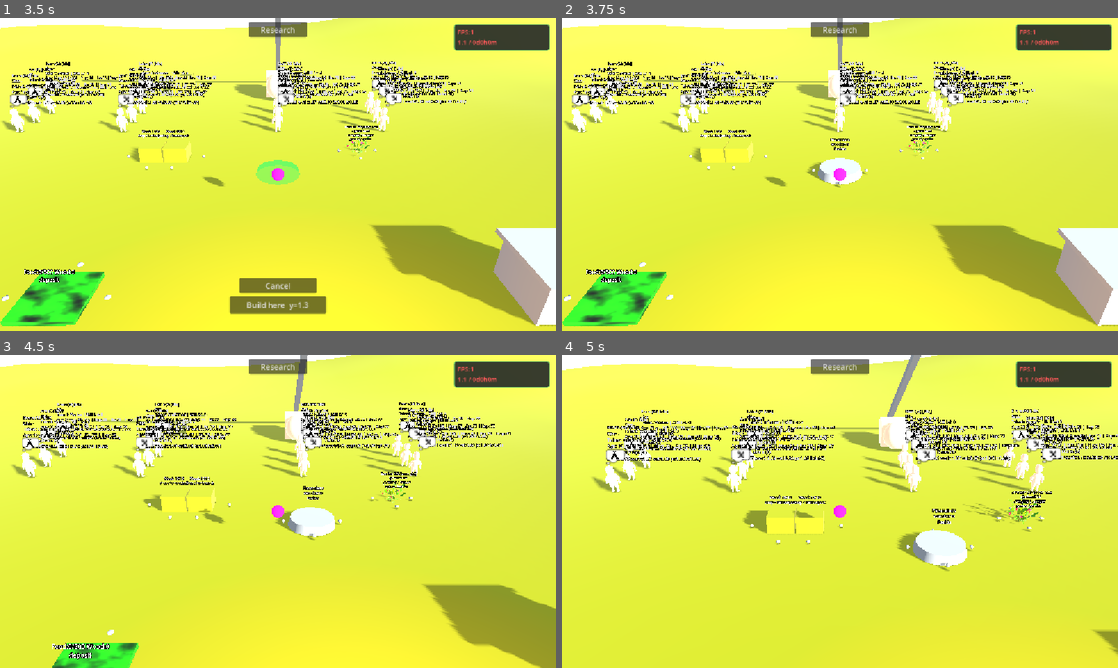
Above: before the commit, frames 1-4 (two rows, left to right).
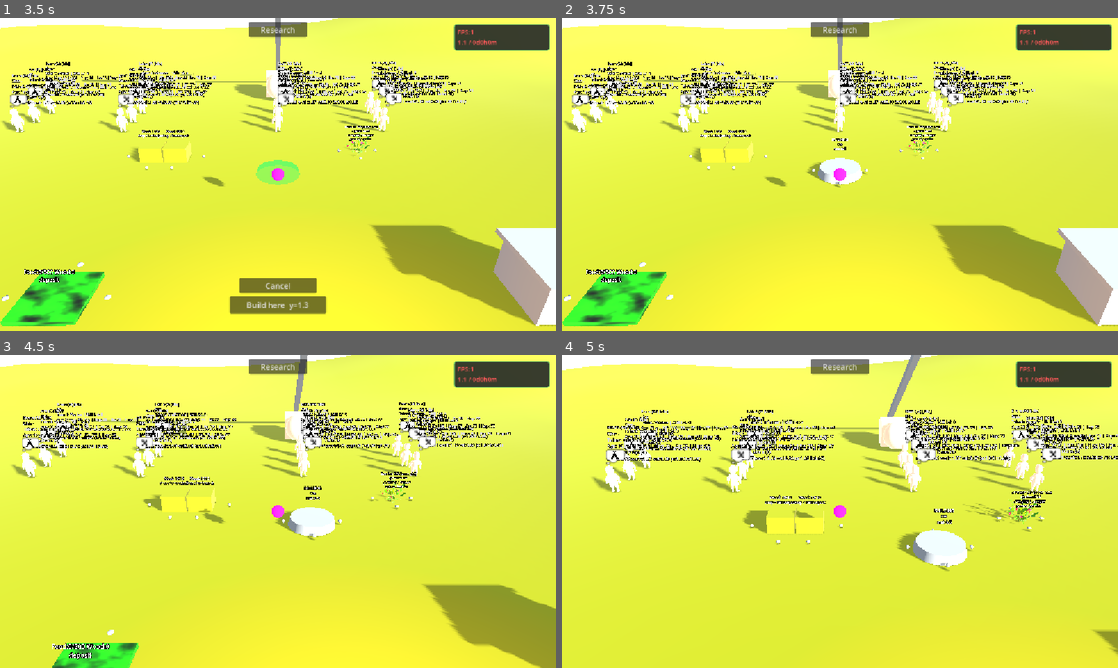
Above: after the commit, the same moments.

Repository: snowydad/Tribe
Game: Godot game, scene res://src/main/main.tscn
Two runs of this game, one before a commit and one after it. Both use one fixed random seed, a clock stepped at 60 frames per second and the inputs below. The project has no main scene, so this scene is started directly.
Inputs (mouse positions are in pixels of both pictures, inside the frame that each line leads up to):
- Up to frame 1 (3.5 s): tap Enter at 0.5 s; move the mouse to (400, 158) at 0.52 s; hold D 0.53-1.25 s; tap 0 at 0.6 s; click (400, 158) at 0.67 s; click "Research" at 1.25 s; click "+50 RP" at 2 s; click "Build campfire" at 2.75 s
- Up to frame 2 (3.75 s): click "Build here y=1.3" at 3.5 s
- Up to frame 3 (4.5 s): tap Space at 4.25 s; drag from (166, 527) to (250, 574) at 4.27 s
- Up to frame 4 (5 s): no input

Frame 1 is identical in both runs. In frame 2, less than 0.1% of the frame differs, in the area x 48-52%, y 38-43%; in frame 3, less than 0.1%; in frame 4, 0.1%, in the area x 66-71%, y 49-54%.

Commit message:
Campfire

Diff:
--- a/src/environment/campfire.gd
+++ b/src/environment/campfire.gd
@@ -328,4 +328,8 @@
 		dev_label.visible = false
 		return
 	dev_label.visible = true
-	dev_label.text = "Fire:%s\nWood:%d/%d\nFuel:%.0fs" % [fire_state, wood_stock, max_wood, fuel_time]
+	if under_construction:
+		var pct := 0 if build_time <= 0.0 else int(100.0 * build_progress / build_time)
+		dev_label.text = "BUILDING\n%d%%\nmat %d/%d" % [pct, _build_wood_used, build_wood_needed]
+	else:
+		dev_label.text = "Fire:%s\nWood:%d/%d\nFuel:%.0fs" % [fire_state, wood_stock, max_wood, fuel_time]
